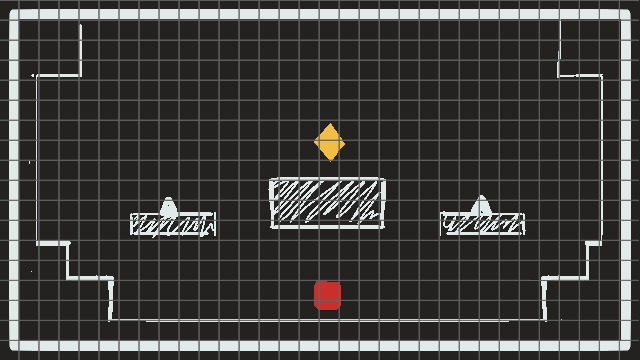
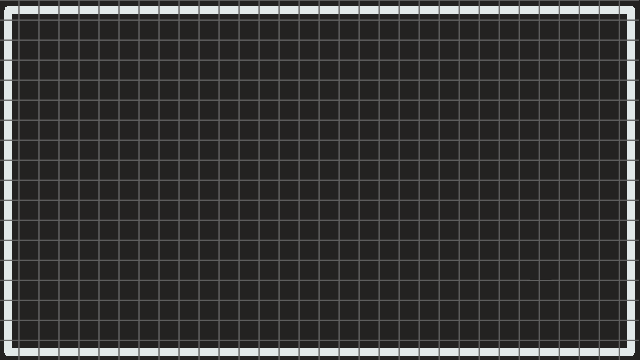
Comparing the layer stacks of the two 640px x 360px images. Changes:
painted on "GRADE20X20" over <box>4,6,635,356</box>
hid group "Level_Design" (5 layers) over <box>4,6,635,356</box>
painted on "level_1" over <box>4,6,635,356</box>
painted on "UI_Moldura" over <box>4,6,635,356</box>
painted on "Copiar de Pintar camada 2" (2nd of 2) over <box>4,6,635,356</box>
